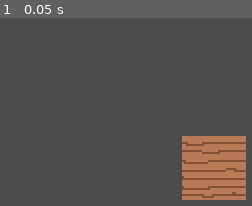
Above: before the commit, frame 1.
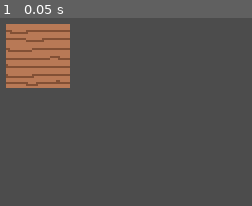
Above: after the commit, the same moment.

Repository: gabestuf/Classroom-Simulator-MQP
Game: Godot game, scene res://World.tscn
Same seed, same stepped clock (60 frames per second), same inputs: the game is played once before the commit and once after it.
Inputs:
- Up to frame 1 (0.05 s): no input

The runs differ from the first frame. In frame 1, 17% of the frame differs, in the area x 2-98%, y 3-97%.

Commit message:
attached camera to world node

Diff:
--- a/World.tscn
+++ b/World.tscn
@@ -5,5 +5,5 @@
 [node name="World" type="Node2D"]
 
 [node name="Floor" type="Sprite" parent="."]
-position = Vector2( 113.139, 83.7067 )
+position = Vector2( 24.9374, 27.3523 )
 texture = ExtResource( 1 )
